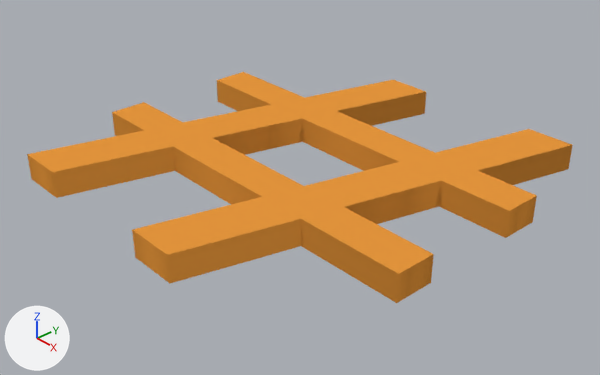
Two versions of the Blender file assets/hashtag.blend, one commit apart.
The view is the same before and after, from a camera (50 mm lens) standing at (2.185, -1.736, 1.359) and looking at (0.222, 0.039, -0.081). The axes (+X, +Y, +Z) are drawn at lower left. The lights are the same throughout. Text is drawn in Blender's own font.

Before the edit, the objects in view are built like this:
```python
txt_text = bpy.data.curves.new('Text', 'FONT')
txt_text.body = '#'
txt_text.materials.append(mat_material_001)  # orange #e7973d
txt_text.extrude = 0.02
txt_text.offset_x = -0.216
txt_text.offset_y = -0.232
ob_text = bpy.data.objects.new('Text', txt_text)
ob_text.location = (0.0, 0.0, 0.0)
ob_text.scale = (2.59, 2.15, 2.5)
```
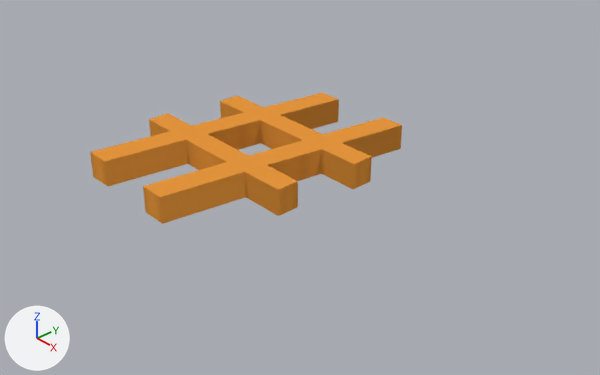
What changed in the scene script:
```text
Add me_cutext:
    me_cutext.from_pydata(...)  # 128 vertices, 96 faces; spans x -0.154..0.154, y -0.232..0.232, z -0.02..0.02
    me_cutext.materials.append(mat_material_001)  # orange #e7973d
Change ob_text:
    ob_text: bpy.data.objects.new('Text', txt_text) -> bpy.data.objects.new('Text', me_cutext)
```

Location of each change, (x1, y1, x2, y2) in pixels of the pictures (600 x 375 px):
'Text', reshaped (43% narrower, 43% shorter): before (27, 72, 573, 303); after (90, 93, 402, 224)
